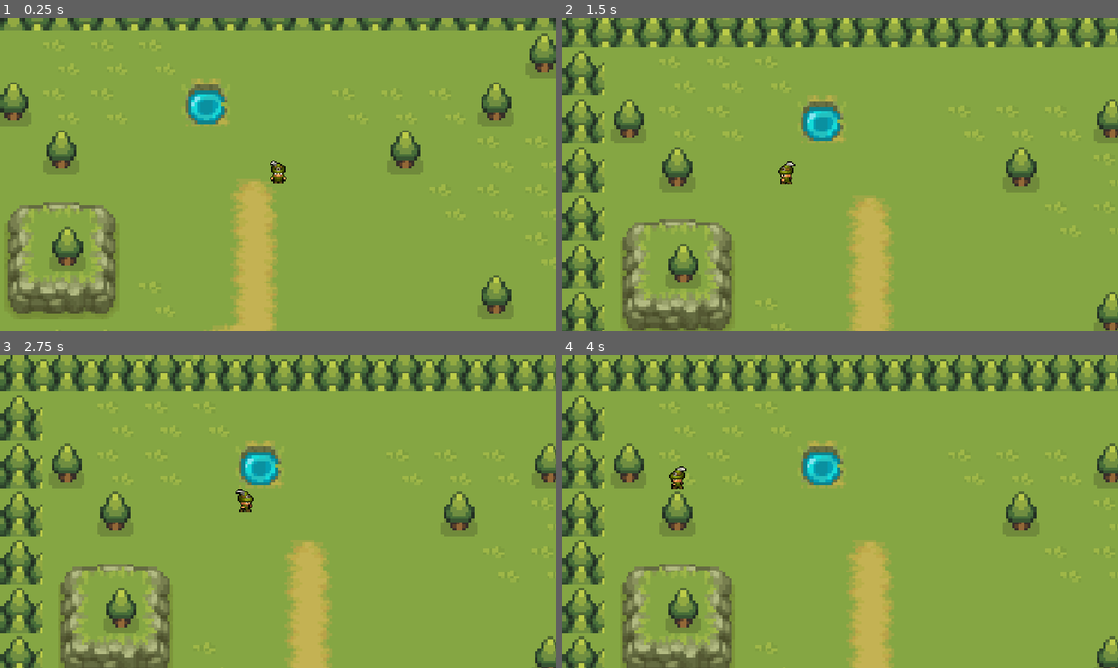
Above: before the commit, frames 1-4 (two rows, left to right).
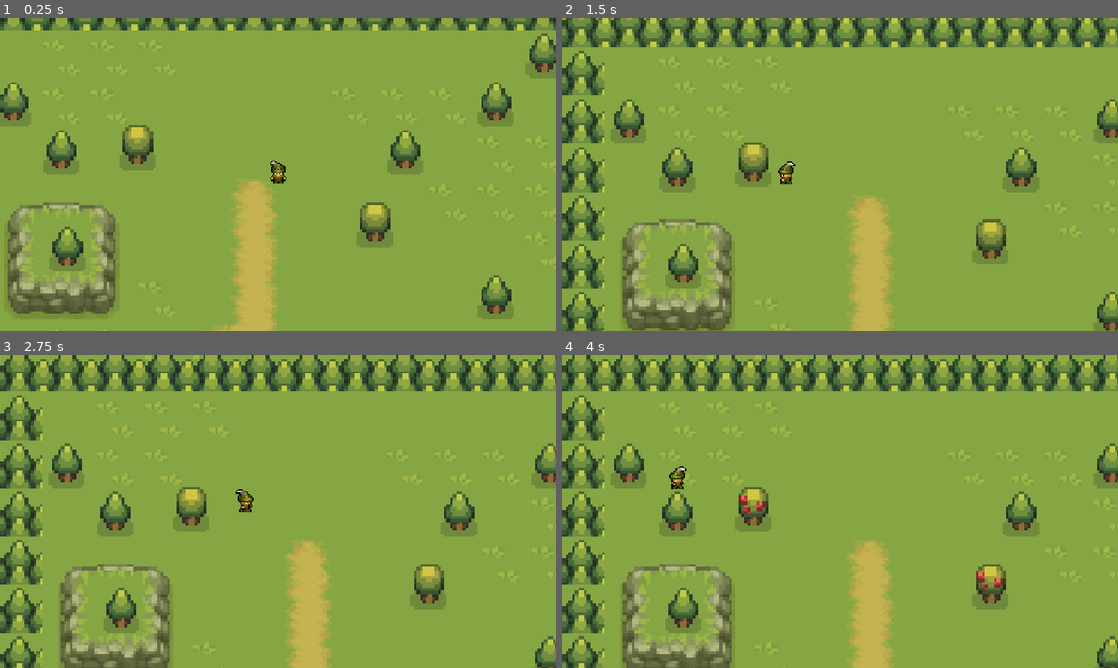
Above: after the commit, the same moments.

Repository: VolkogonNikita/test-game
Game: Godot game, scene res://scene/world.tscn
Same seed, same stepped clock (60 frames per second), same inputs: the game is played once before the commit and once after it.
Inputs:
- Up to frame 1 (0.25 s): no input
- Up to frame 2 (1.5 s): hold A (right) from 0.53 s (still down); tap E (e, bound only after the commit) at 0.6 s; tap W (up) at 0.77, 0.8, 1.07, 1.35 s
- Up to frame 3 (2.75 s): tap W (up) at 1.52, 1.82, 2.3 s; tap E (e, bound only after the commit) at 1.55, 2.1 s; release A (right) at 2.03 s; hold D (left) from 2.03 s (still down)
- Up to frame 4 (4 s): release D (left) at 2.78 s; hold A (right) from 2.78 s (still down); tap E (e, bound only after the commit) at 2.85 s; tap W (up) at 3.02, 3.32, 3.6, 3.77 s

The runs differ from the first frame. In frame 1, 2.5% of the frame differs, in the area x 21-71%, y 19-74%; in frame 2, 2.4%; in frame 3, 2.4%; in frame 4, 2.4%.

Commit message:
apples
add apple trees(growing). also add falling apples and collecting

Diff:
--- a/light_fantasy/project.godot
+++ b/light_fantasy/project.godot
@@ -45,6 +45,11 @@
 "events": [Object(InputEventKey,"resource_local_to_scene":false,"resource_name":"","device":-1,"window_id":0,"alt_press …(192 unchanged characters)…
 ]
 }
+e={
+"deadzone": 0.2,
+"events": [Object(InputEventKey,"resource_local_to_scene":false,"resource_name":"","device":-1,"window_id":0,"alt_pressed":false,"shift_pressed":false,"ctrl_pressed":false,"meta_pressed":false,"pressed":false,"keycode":0,"physical_keycode":69,"key_label":0,"unicode":101,"location":0,"echo":false,"script":null)
+]
+}
 
 [rendering]
 
--- /dev/null
+++ b/light_fantasy/scene/apple_collectable.tscn
@@ -0,0 +1,157 @@
+[gd_scene load_steps=9 format=3 uid="uid://d4gvcmgtejsu0"]
+
+[ext_resource type="Script" uid="uid://bg5tlwht2aawf" path="res://script/apple_collectable.gd" id="1_s3jk0"]
+[ext_resource type="Texture2D" uid="uid://cjkjp2ilhrvht" path="res://art/environment/apple-icon.png" id="2_u3huh"]
+
+[sub_resource type="AtlasTexture" id="AtlasTexture_67xuo"]
+atlas = ExtResource("2_u3huh")
+region = Rect2(0, 0, 16, 16)
+
+[sub_resource type="SpriteFrames" id="SpriteFrames_2gm1k"]
+animations = [{
+"frames": [{
+"duration": 1.0,
+"texture": SubResource("AtlasTexture_67xuo")
+}],
+"loop": true,
+"name": &"apple",
+"speed": 0.0
+}]
+
+[sub_resource type="Animation" id="Animation_cy6d5"]
+resource_name = "fallingfromtree"
+length = 0.3
+tracks/0/type = "value"
+tracks/0/imported = false
+tracks/0/enabled = true
+tracks/0/path = NodePath("AnimatedSprite2D:position")
+tracks/0/interp = 1
+tracks/0/loop_wrap = true
+tracks/0/keys = {
+"times": PackedFloat32Array(0, 0.3),
+"transitions": PackedFloat32Array(1, 1),
+"update": 0,
+"values": [Vector2(0, 0), Vector2(0, 18)]
+}
+tracks/1/type = "value"
+tracks/1/imported = false
+tracks/1/enabled = true
+tracks/1/path = NodePath("AnimatedSprite2D:rotation")
+tracks/1/interp = 1
+tracks/1/loop_wrap = true
+tracks/1/keys = {
+"times": PackedFloat32Array(0, 0.3),
+"transitions": PackedFloat32Array(1, 1),
+"update": 0,
+"values": [0.0, 0.645772]
+}
+tracks/2/type = "value"
+tracks/2/imported = false
+tracks/2/enabled = true
+tracks/2/path = NodePath("AnimatedSprite2D:self_modulate")
+tracks/2/interp = 1
+tracks/2/loop_wrap = true
+tracks/2/keys = {
+"times": PackedFloat32Array(0),
+"transitions": PackedFloat32Array(1),
+"update": 0,
+"values": [Color(1, 1, 1, 1)]
+}
+
+[sub_resource type="Animation" id="Animation_y7q7u"]
+length = 0.001
+tracks/0/type = "value"
+tracks/0/imported = false
+tracks/0/enabled = true
+tracks/0/path = NodePath("AnimatedSprite2D:position")
+tracks/0/interp = 1
+tracks/0/loop_wrap = true
+tracks/0/keys = {
+"times": PackedFloat32Array(0),
+"transitions": PackedFloat32Array(1),
+"update": 0,
+"values": [Vector2(0, 0)]
+}
+tracks/1/type = "value"
+tracks/1/imported = false
+tracks/1/enabled = true
+tracks/1/path = NodePath("AnimatedSprite2D:rotation")
+tracks/1/interp = 1
+tracks/1/loop_wrap = true
+tracks/1/keys = {
+"times": PackedFloat32Array(0),
+"transitions": PackedFloat32Array(1),
+"update": 0,
+"values": [0.0]
+}
+tracks/2/type = "value"
+tracks/2/imported = false
+tracks/2/enabled = true
+tracks/2/path = NodePath("AnimatedSprite2D:self_modulate")
+tracks/2/interp = 1
+tracks/2/loop_wrap = true
+tracks/2/keys = {
+"times": PackedFloat32Array(0),
+"transitions": PackedFloat32Array(1),
+"update": 0,
+"values": [Color(1, 1, 1, 1)]
+}
+
+[sub_resource type="Animation" id="Animation_f6nng"]
+resource_name = "fade"
+length = 0.3
+tracks/0/type = "value"
+tracks/0/imported = false
+tracks/0/enabled = true
+tracks/0/path = NodePath("AnimatedSprite2D:position")
+tracks/0/interp = 1
+tracks/0/loop_wrap = true
+tracks/0/keys = {
+"times": PackedFloat32Array(0, 0.3),
+"transitions": PackedFloat32Array(1, 1),
+"update": 0,
+"values": [Vector2(0, 18), Vector2(0, 0)]
+}
+tracks/1/type = "value"
+tracks/1/imported = false
+tracks/1/enabled = true
+tracks/1/path = NodePath("AnimatedSprite2D:rotation")
+tracks/1/interp = 1
+tracks/1/loop_wrap = true
+tracks/1/keys = {
+"times": PackedFloat32Array(0, 0.3),
+"transitions": PackedFloat32Array(1, 1),
+"update": 0,
+"values": [0.645772, 0.645772]
+}
+tracks/2/type = "value"
+tracks/2/imported = false
+tracks/2/enabled = true
+tracks/2/path = NodePath("AnimatedSprite2D:self_modulate")
+tracks/2/interp = 1
+tracks/2/loop_wrap = true
+tracks/2/keys = {
+"times": PackedFloat32Array(0, 0.266667),
+"transitions": PackedFloat32Array(1, 1),
+"update": 0,
+"values": [Color(1, 1, 1, 1), Color(1, 1, 1, 0)]
+}
+
+[sub_resource type="AnimationLibrary" id="AnimationLibrary_a40ph"]
+_data = {
+&"RESET": SubResource("Animation_y7q7u"),
+&"fade": SubResource("Animation_f6nng"),
+&"fallingfromtree": SubResource("Animation_cy6d5")
+}
+
+[node name="apple_collectable" type="StaticBody2D"]
+script = ExtResource("1_s3jk0")
+
+[node name="AnimatedSprite2D" type="AnimatedSprite2D" parent="."]
+sprite_frames = SubResource("SpriteFrames_2gm1k")
+animation = &"apple"
+
+[node name="AnimationPlayer" type="AnimationPlayer" parent="."]
+libraries = {
+&"": SubResource("AnimationLibrary_a40ph")
+}
--- /dev/null
+++ b/light_fantasy/scene/apple_tree.tscn
@@ -0,0 +1,56 @@
+[gd_scene load_steps=7 format=3 uid="uid://pvkb4uv6wm8j"]
+
+[ext_resource type="Script" uid="uid://ceqj2lh716j50" path="res://script/apple_tree.gd" id="1_hl03t"]
+[ext_resource type="Texture2D" uid="uid://csrnj8ekxjc2l" path="res://art/environment/survivalgame-appletree.png" id="2_jeeu4"]
+
+[sub_resource type="AtlasTexture" id="AtlasTexture_yvmrx"]
+atlas = ExtResource("2_jeeu4")
+region = Rect2(40, 0, 40, 40)
+
+[sub_resource type="AtlasTexture" id="AtlasTexture_mk4of"]
+atlas = ExtResource("2_jeeu4")
+region = Rect2(80, 0, 40, 40)
+
+[sub_resource type="SpriteFrames" id="SpriteFrames_qqcon"]
+animations = [{
+"frames": [{
+"duration": 1.0,
+"texture": SubResource("AtlasTexture_yvmrx")
+}],
+"loop": true,
+"name": &"apples",
+"speed": 0.0
+}, {
+"frames": [{
+"duration": 1.0,
+"texture": SubResource("AtlasTexture_mk4of")
+}],
+"loop": true,
+"name": &"no apples",
+"speed": 0.0
+}]
+
+[sub_resource type="CircleShape2D" id="CircleShape2D_v07pt"]
+radius = 36.0139
+
+[node name="apple_tree" type="Node2D"]
+script = ExtResource("1_hl03t")
+
+[node name="AnimatedSprite2D" type="AnimatedSprite2D" parent="."]
+sprite_frames = SubResource("SpriteFrames_qqcon")
+animation = &"no apples"
+
+[node name="pickable area" type="Area2D" parent="."]
+
+[node name="CollisionPickableArea" type="CollisionShape2D" parent="pickable area"]
+shape = SubResource("CircleShape2D_v07pt")
+
+[node name="growth_timer" type="Timer" parent="."]
+wait_time = 3.0
+one_shot = true
+
+[node name="Marker2D" type="Marker2D" parent="."]
+position = Vector2(0, -1)
+
+[connection signal="body_entered" from="pickable area" to="." method="_on_pickable_area_body_entered"]
+[connection signal="timeout" from="growth_timer" to="." method="_on_growth_timer_timeout"]
--- a/light_fantasy/scene/player.tscn
+++ b/light_fantasy/scene/player.tscn
@@ -552,7 +552,7 @@
 
 [node name="AnimatedSprite2D" type="AnimatedSprite2D" parent="."]
 sprite_frames = SubResource("SpriteFrames_5nkdk")
-animation = &"north_east_bow_attack"
+animation = &"north_west_bow_attack"
 
 [node name="CollisionShape2D" type="CollisionShape2D" parent="."]
 visibility_layer = 6
--- a/light_fantasy/scene/world.tscn
+++ b/light_fantasy/scene/world.tscn
@@ -1,10 +1,12 @@
-[gd_scene load_steps=11 format=4 uid="uid://dikvtu64qgpsy"]
+[gd_scene load_steps=14 format=4 uid="uid://dikvtu64qgpsy"]
 
 [ext_resource type="PackedScene" uid="uid://ds75iax61teq" path="res://scene/player.tscn" id="1_pjass"]
 [ext_resource type="Texture2D" uid="uid://djtxwuwfkuicc" path="res://art/environment/survivalgame-terrian-defult.png" id="2_txmk2"]
 [ext_resource type="Texture2D" uid="uid://pa7wvl21btpb" path="res://art/environment/survivalgame-terrian-cliffs.png" id="3_emkrx"]
 [ext_resource type="Texture2D" uid="uid://bkbymbqbk3yjd" path="res://art/environment/survivalgame-trees.png" id="4_0tg4p"]
 [ext_resource type="Texture2D" uid="uid://dpi71kd67yf6y" path="res://art/environment/survivalgame-terrian-water.png" id="5_hcb8y"]
+[ext_resource type="Texture2D" uid="uid://csrnj8ekxjc2l" path="res://art/environment/survivalgame-appletree.png" id="6_0tg4p"]
+[ext_resource type="PackedScene" uid="uid://pvkb4uv6wm8j" path="res://scene/apple_tree.tscn" id="7_hcb8y"]
 
 [sub_resource type="TileSetAtlasSource" id="TileSetAtlasSource_w4qq1"]
 texture = ExtResource("2_txmk2")
@@ -255,6 +257,13 @@
 18:2/0 = 0
 4:0/0 = 0
 
+[sub_resource type="TileSetAtlasSource" id="TileSetAtlasSource_hcb8y"]
+texture = ExtResource("6_0tg4p")
+texture_region_size = Vector2i(40, 40)
+0:0/0 = 0
+1:0/0 = 0
+2:0/0 = 0
+
 [sub_resource type="TileSet" id="TileSet_m5mgf"]
 tile_size = Vector2i(40, 40)
 physics_layer_0/collision_layer = 6
@@ -264,6 +273,7 @@
 sources/1 = SubResource("TileSetAtlasSource_y3jn2")
 sources/2 = SubResource("TileSetAtlasSource_yur6x")
 sources/3 = SubResource("TileSetAtlasSource_7ghph")
+sources/4 = SubResource("TileSetAtlasSource_hcb8y")
 
 [node name="World" type="Node2D"]
 
@@ -288,5 +298,11 @@
 
 [node name="Layer3" type="TileMapLayer" parent="TileMap"]
 use_parent_material = true
-tile_map_data = PackedByteArray("AAACAAgAAgABAAAAAAADAAgAAgA …(1215 unchanged characters)… AKAAAAAAD7/wgAAgAKAAAAAAD5/wgAAgAKAAAAAAD+//7/AwAPAAIAAAADAAQAAwABAAAAAAADAAUAAwABAAEAAAADAAYAAw …(140 unchanged characters)…
+tile_map_data = PackedByteArray("AAACAAgAAgABAAAAAAADAAgAAgA …(1215 unchanged characters)… AKAAAAAAD7/wgAAgAKAAAAAAD5/wgAAgAKAAAAAAADAAQAAwABAAAAAAADAAUAAwABAAEAAAADAAYAAw …(140 unchanged characters)…
 tile_set = SubResource("TileSet_m5mgf")
+
+[node name="apple_tree" parent="TileMap/Layer3" instance=ExtResource("7_hcb8y")]
+position = Vector2(-117, -24)
+
+[node name="apple_tree2" parent="TileMap/Layer3" instance=ExtResource("7_hcb8y")]
+position = Vector2(80, 40)
--- /dev/null
+++ b/light_fantasy/script/apple_collectable.gd
@@ -0,0 +1,12 @@
+extends StaticBody2D
+
+func _ready():
+	fallfromtree()
+
+func fallfromtree():
+	$AnimationPlayer.play("fallingfromtree")
+	await get_tree().create_timer(1.5).timeout
+	$AnimationPlayer.play("fade")
+	print("+1 apple")
+	await get_tree().create_timer(0.3).timeout
+	queue_free()
--- /dev/null
+++ b/light_fantasy/script/apple_tree.gd
@@ -0,0 +1,41 @@
+extends Node2D
+
+var state = "no apples"
+var player_in_area = false
+
+var apple = preload("res://scene/apple_collectable.tscn")
+
+func _ready() -> void:
+	if state == "no apples":
+		$growth_timer.start()
+
+func _process(delta: float) -> void:
+	if state == "no apples":
+		$AnimatedSprite2D.play("no apples")
+	if state == "apples":
+		$AnimatedSprite2D.play("apples")
+		if player_in_area:
+			if Input.is_action_just_pressed("e"):
+				state = "no apples"
+				print(state)
+				drop_apple()
+
+func _on_pickable_area_body_entered(body: Node2D) -> void:
+	if body.has_method("player"):
+		player_in_area = true
+
+func _on_pickable_area_body_exited(body: Node2D) -> void:
+	if body.has_method("player"):
+		player_in_area = false
+
+func _on_growth_timer_timeout() -> void:
+	if state == "no apples":
+		state = "apples"
+
+func drop_apple():
+	var apple_instance = apple.instantiate()
+	apple_instance.global_position = $Marker2D.global_position
+	get_parent().add_child(apple_instance)
+
+	await get_tree().create_timer(3).timeout
+	$growth_timer.start()
--- a/light_fantasy/script/player.tres.gd
+++ b/light_fantasy/script/player.tres.gd
@@ -16,11 +16,6 @@
 	move_and_slide()
 
 	play_anim(direction)
-
-	if is_on_floor():
-		print("1")
-	elif is_on_wall():
-		print("2")
 
 func play_anim(dir):
 	if PLAYER_STATE == "idle":
@@ -42,3 +37,6 @@
 			$AnimatedSprite2D.play("south_west_walk")
 		if dir.x < -.5 and dir.y < -.5:
 			$AnimatedSprite2D.play("north_west_walk")
+
+func player():
+	pass
Not shown, added: light_fantasy/script/apple_collectable.gd.uid
Not shown, added: light_fantasy/script/apple_tree.gd.uid
